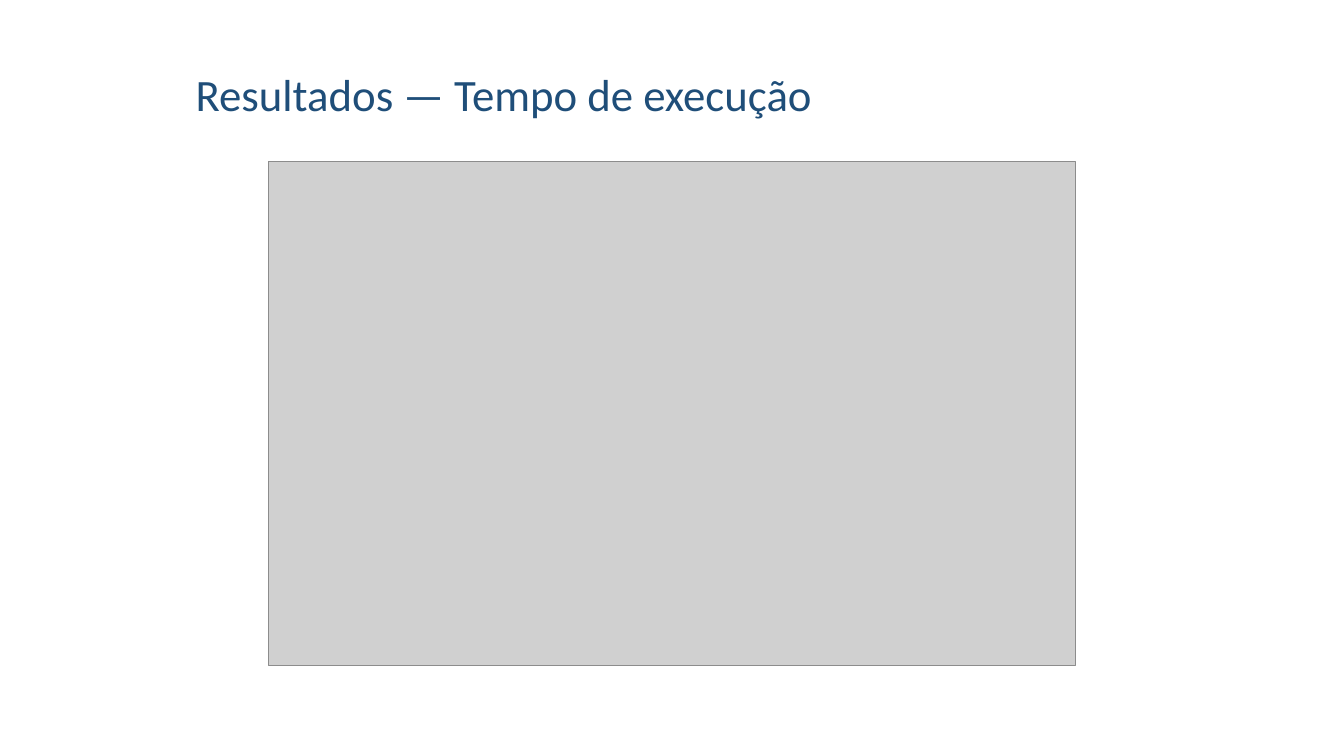
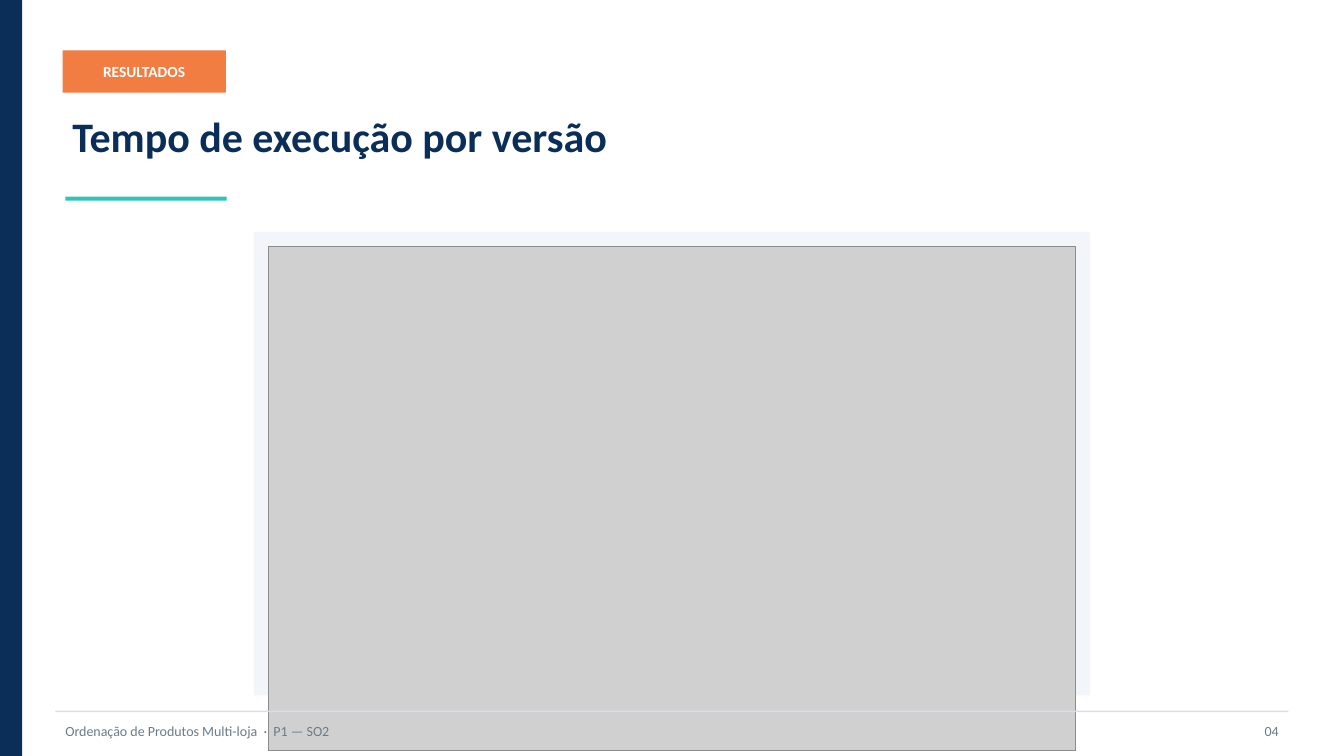
Before and after one commit to Abranches4434/Projeto_Ordena-o_De_Vetores, a slide deck: slide 4 of documentacao/apresentacao.pptx. Drawn at 1344x756 pixels with LibreOffice and Linux fonts; fonts in the diff are those of the drawing; grey boxes stand for pictures. Boxes give left, top, right and bottom in pixels: in the first picture for what was removed or moved away, otherwise in the second. Text is boxed around its words. In the diff, an @@ line names an element or a change of style, - is before the commit and + after.

```diff
--- a/documentacao/apresentacao.pptx
+++ b/documentacao/apresentacao.pptx
@@ rectangle added at [0, 0, 22, 756], fill #0B2E59 @@
@@ rectangle added at [63, 50, 226, 93], fill #F27D42, 11 pt, text #FFFFFF, bold @@
+RESULTADOS
@@ title removed at [196, 80, 811, 119] @@
-Resultados — Tempo de execução
@@ text added at [72, 122, 607, 159], 30 pt, text #0B2E59, bold @@
+Tempo de execução por versão
@@ rectangle added at [66, 197, 227, 201], fill #2EC4B6 @@
@@ rectangle added at [254, 232, 1091, 696], fill #F2F5FA @@
@@ picture: place and size @@
-picture at [269, 161, 1076, 665]
+picture at [269, 247, 1076, 751]
@@ rectangle added at [55, 711, 1289, 713], fill #D8DEE8 @@
@@ text added at [65, 726, 330, 739], 10 pt, text #6B7B8A @@
+Ordenação de Produtos Multi-loja · P1 — SO2
@@ text added at [1265, 727, 1279, 736], 10 pt, text #6B7B8A @@
+04
```
Also in this commit, not shown: 5 other slides changed, 1 slide added, 1 slide removed, 1 other file.
